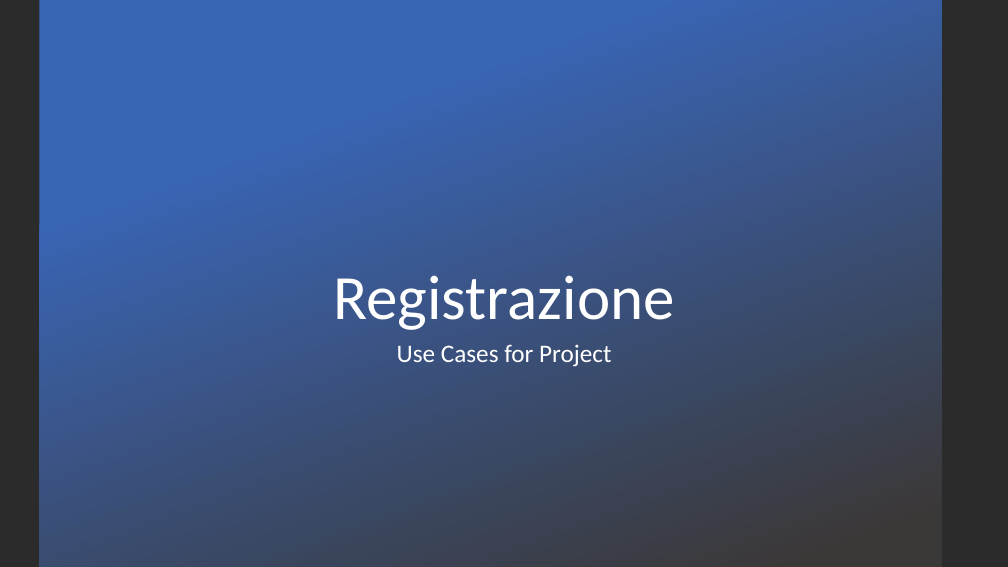
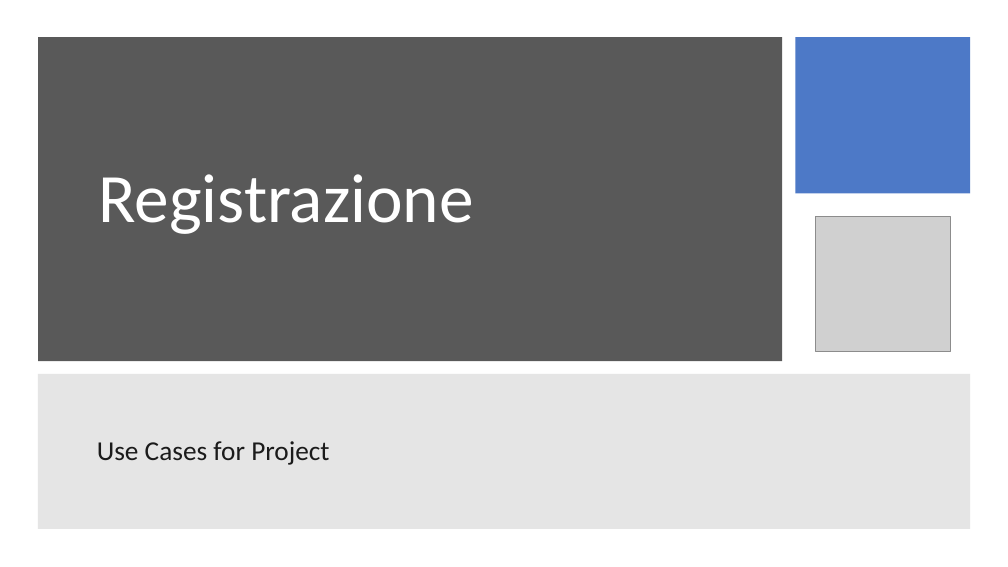
Before and after one commit to itsar19-20/gas, a slide deck: slide 1 of docs/analisi/Template use case/Template Use Case - Registrazione.pptx. Drawn at 1008x567 pixels with LibreOffice and Linux fonts; fonts in the diff are those of the drawing; grey boxes stand for pictures; background and template pictures are left out; a plain dark background stands for a picture behind light text. Boxes give left, top, right and bottom in pixels: in the first picture for what was removed or moved away, otherwise in the second. Text is boxed around its words. In the diff, an @@ line names an element or a change of style, - is before the commit and + after.

```diff
--- a/docs/analisi/Template use case/Template Use Case - Registrazione.pptx
+++ b/docs/analisi/Template use case/Template Use Case - Registrazione.pptx
@@ background picture (left out) to #FFFFFF @@
@@ rectangle removed at <box>39,0,941,567</box> @@
@@ rectangle added at <box>39,37,783,361</box>, fill #595959 @@
@@ rectangle added at <box>796,37,970,194</box>, fill #4472C4 at 95% opacity @@
@@ title "Registrazione": place and size @@
-title "Registrazione" at <box>333,275,674,330</box>
+title "Registrazione" at <box>99,174,474,234</box>
@@ title "Registrazione" at <box>99,174,474,234</box>: size 60 to 66 pt; alignment centre to left; vertical alignment bottom to middle @@
@@ picture added at <box>815,216,951,352</box> @@
@@ rectangle added at <box>38,374,970,529</box>, fill #7F7F7F at 20% opacity @@
@@ subtitle "Use Cases for Project": place and size @@
-subtitle "Use Cases for Project" at <box>397,344,611,367</box>
+subtitle "Use Cases for Project" at <box>97,441,329,465</box>
@@ subtitle "Use Cases for Project" at <box>97,441,329,465</box>: size 24 to 26 pt, text colour #FFFFFF to #1B1B1B; alignment centre to left; vertical alignment top to middle @@
```
Also in this commit, not shown: 1 other slide changed, 12 other files.
